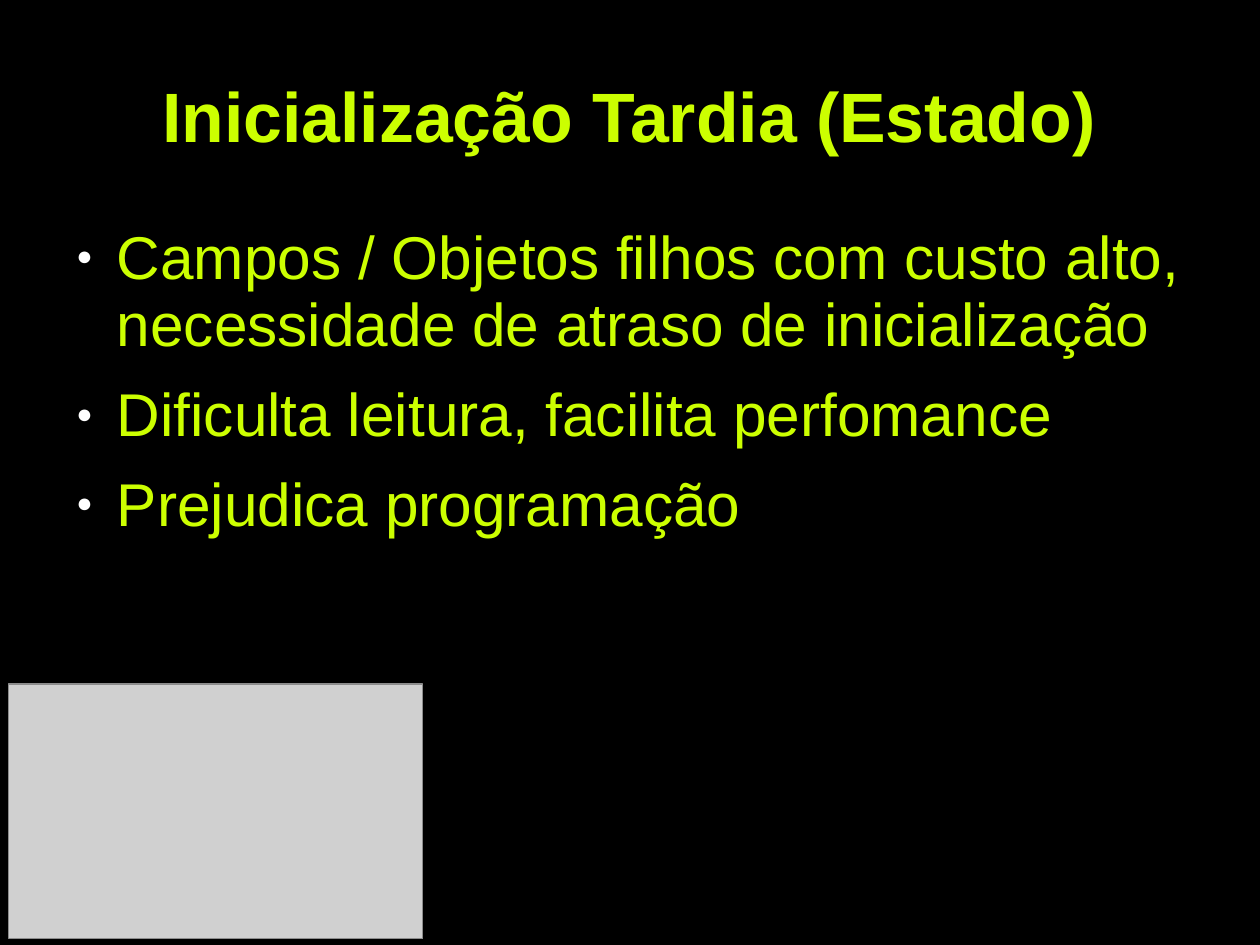
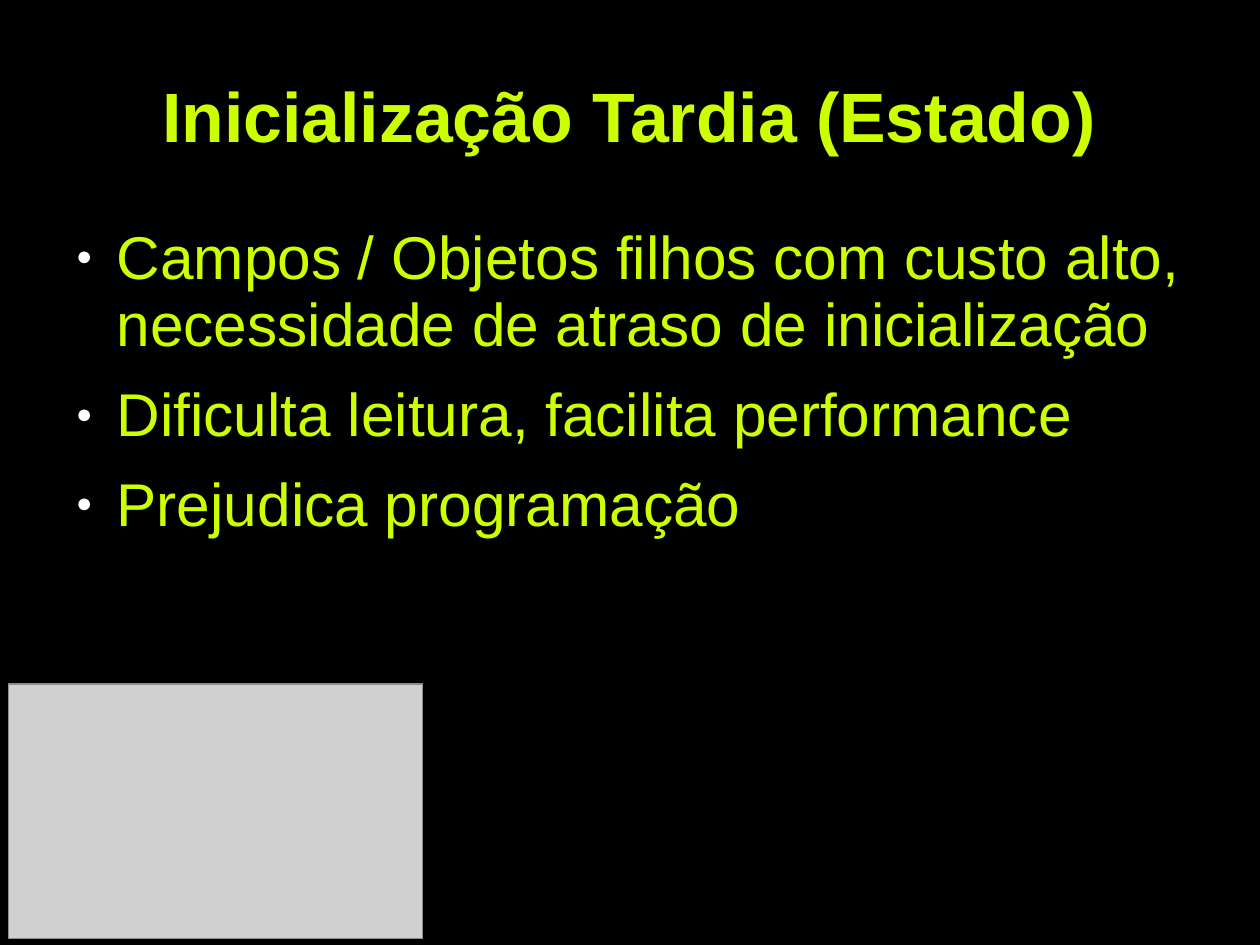
Before and after one commit to Dkmister/TCP_Project, a slide deck: slide 10 of Patterns/Slides/Patterns_slides.ppt. Drawn at 1260x945 pixels with LibreOffice and Linux fonts; fonts in the diff are those of the drawing; grey boxes stand for pictures. Boxes give left, top, right and bottom in pixels: in the first picture for what was removed or moved away, otherwise in the second. Text is boxed around its words. In the diff, an @@ line names an element or a change of style, - is before the commit and + after.

Commit message:
#9: Corrigido erros de português nos slides

```diff
--- a/Patterns/Slides/Patterns_slides.ppt
+++ b/Patterns/Slides/Patterns_slides.ppt
@@ text at (117,392,1072,447): text changed @@
-● Dificulta leitura, facilita perfomance
+● Dificulta leitura, facilita performance
```
